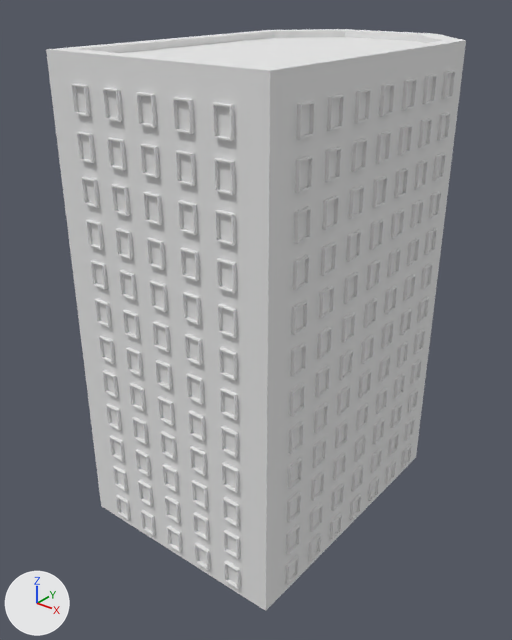
An edit to the Blender file Assets/Meshes/Buildings/FullBuildings/BackgroundBuilding03.blend, drawn before and after from the same camera.
Before and after are seen from a 50 mm camera at (34.7, -72.6, 53.7) aimed at (-9.4, -17.4, 19.5). The axes (+X, +Y, +Z) are drawn at lower left. The lights are the same throughout.
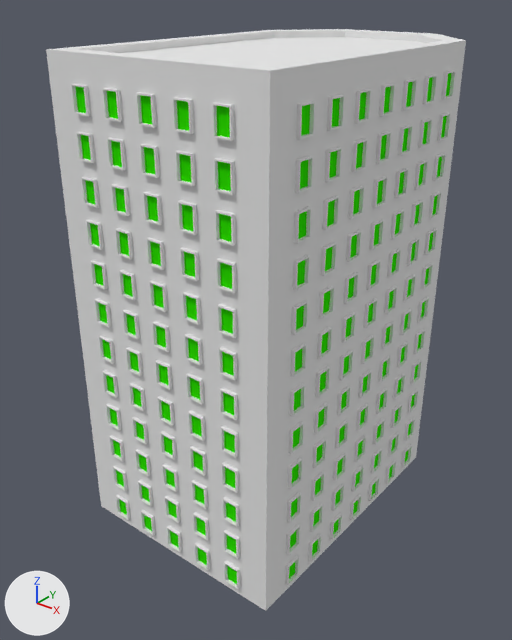
Boxes (x1, y1, x2, y2) around the edits, measured in the pictures (512 x 640 px):
part 1 of me_cube_001, recoloured (white to green)
    both: (75, 86, 127, 515)
part 2 of me_cube_001, recoloured (white to green)
    both: (217, 73, 451, 584)
part 3 of me_cube_001, recoloured (white to green)
    both: (107, 91, 207, 565)

The edits, one by one:
Material 'Material.001' (mat_material_001) is new.
Its base color is (0.028, 0.8, 0.0) (green #2fe700).
me_cube_001 has 3748 vertices, 3250 faces and spans x -1.019..0.226, y -1.012..0.156, z -0.04..0.96.
me_cube_001 is used by ob_cube_001; location (0.0, 0.0, 0.0); scale (20.2, 32.9, 50.0).
me_cube_001 part 1: 96 of the faces centred in x -1.002..-0.788, y -1.001..-0.149, z 0.005..0.885 switch from mat_material (white #e7e7e7) to mat_material_001 (green #2fe700).
me_cube_001 part 2: 96 of the faces centred in x 0.005..0.208, y -1.001..-0.148, z 0.005..0.885 switch from mat_material (white #e7e7e7) to mat_material_001 (green #2fe700).
me_cube_001 part 3: 36 of the faces centred in x -0.59..-0.193, y -1.001, z 0.005..0.885 switch from mat_material (white #e7e7e7) to mat_material_001 (green #2fe700).
